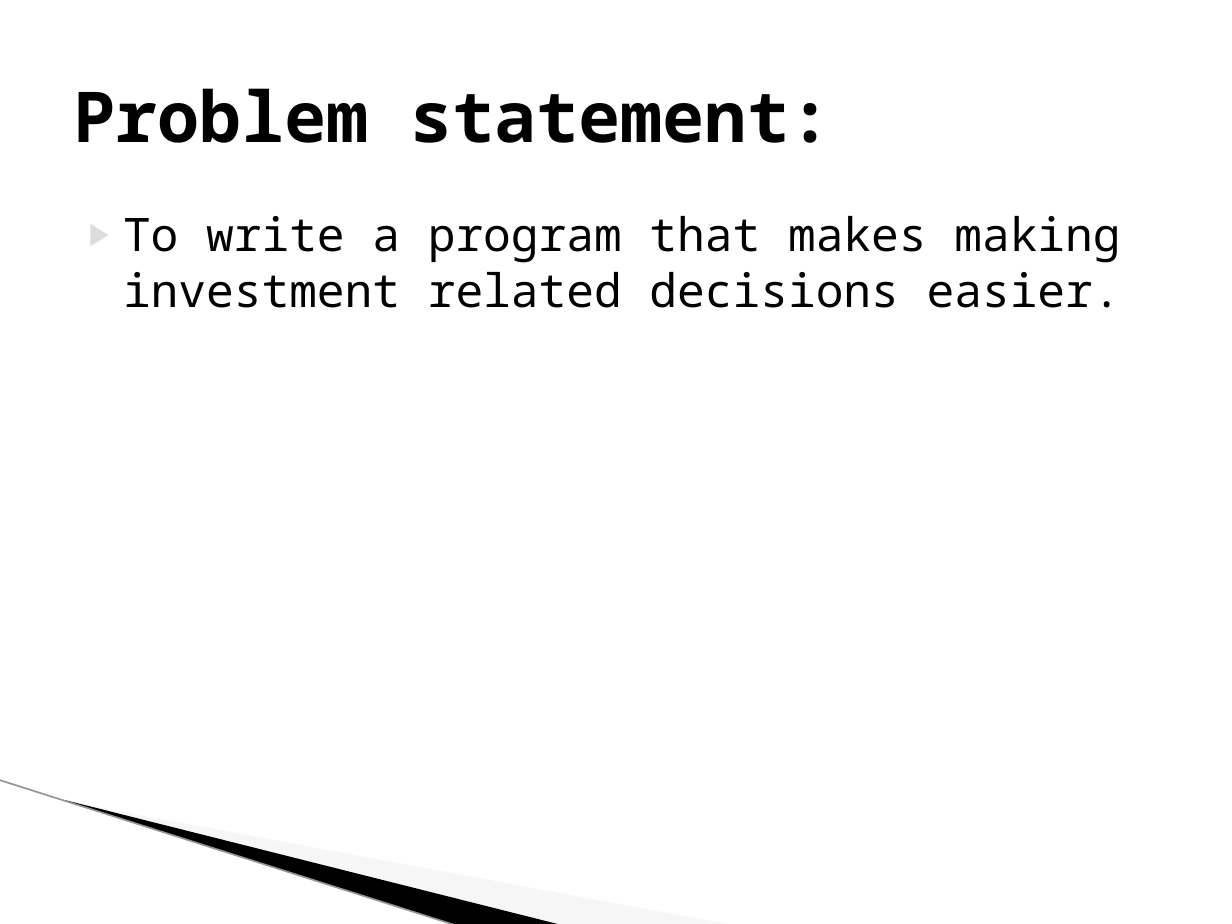
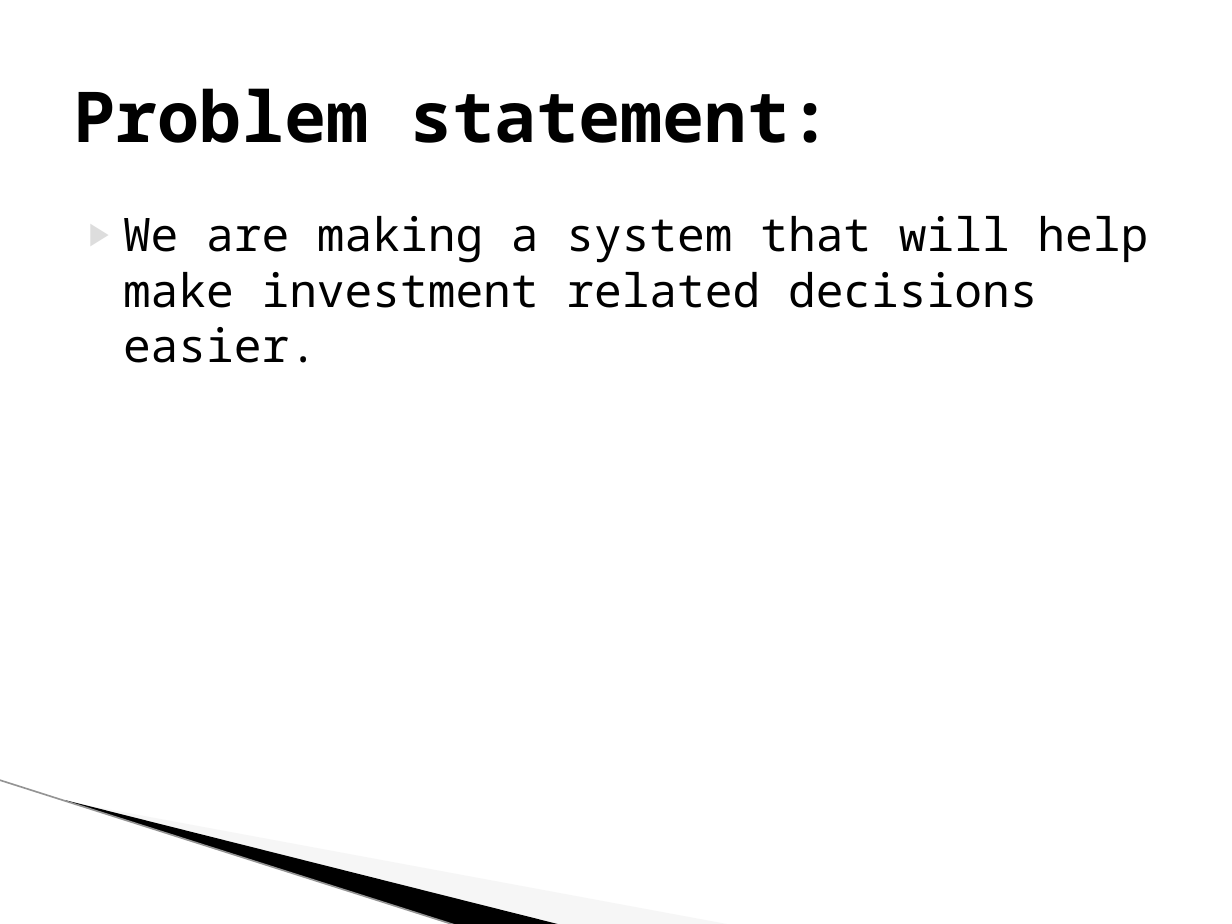
Before and after one commit to 321dhruuv0037/Java_mini_project, a slide deck: slide 3 of CRESTfinal.pptx. Drawn at 1232x924 pixels with LibreOffice and Linux fonts; fonts in the diff are those of the drawing; background and template pictures are left out. Boxes give left, top, right and bottom in pixels: in the first picture for what was removed or moved away, otherwise in the second. Text is boxed around its words. In the diff, an @@ line names an element or a change of style, - is before the commit and + after.

```diff
--- a/CRESTfinal.pptx
+++ b/CRESTfinal.pptx
@@ text at (x1=123, y1=216, x2=1148, y2=363): text changed @@
-▶ To write a program that makes making investment related decisions easier.
+▶ We are making a system that will help make investment related decisions easier.
```
Also in this commit, not shown: 6 other slides changed, 2 slides added, 4 other files.
